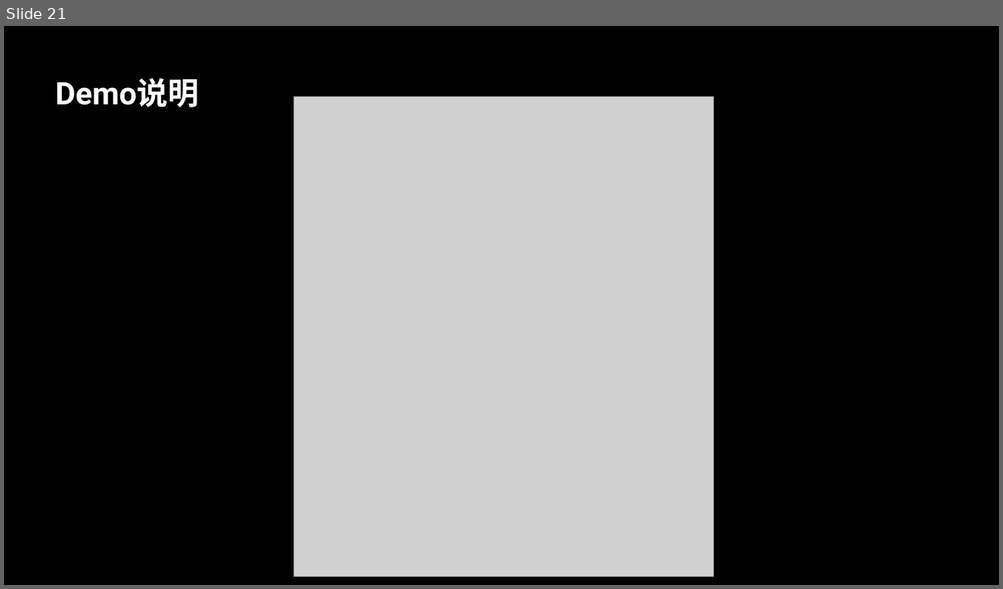
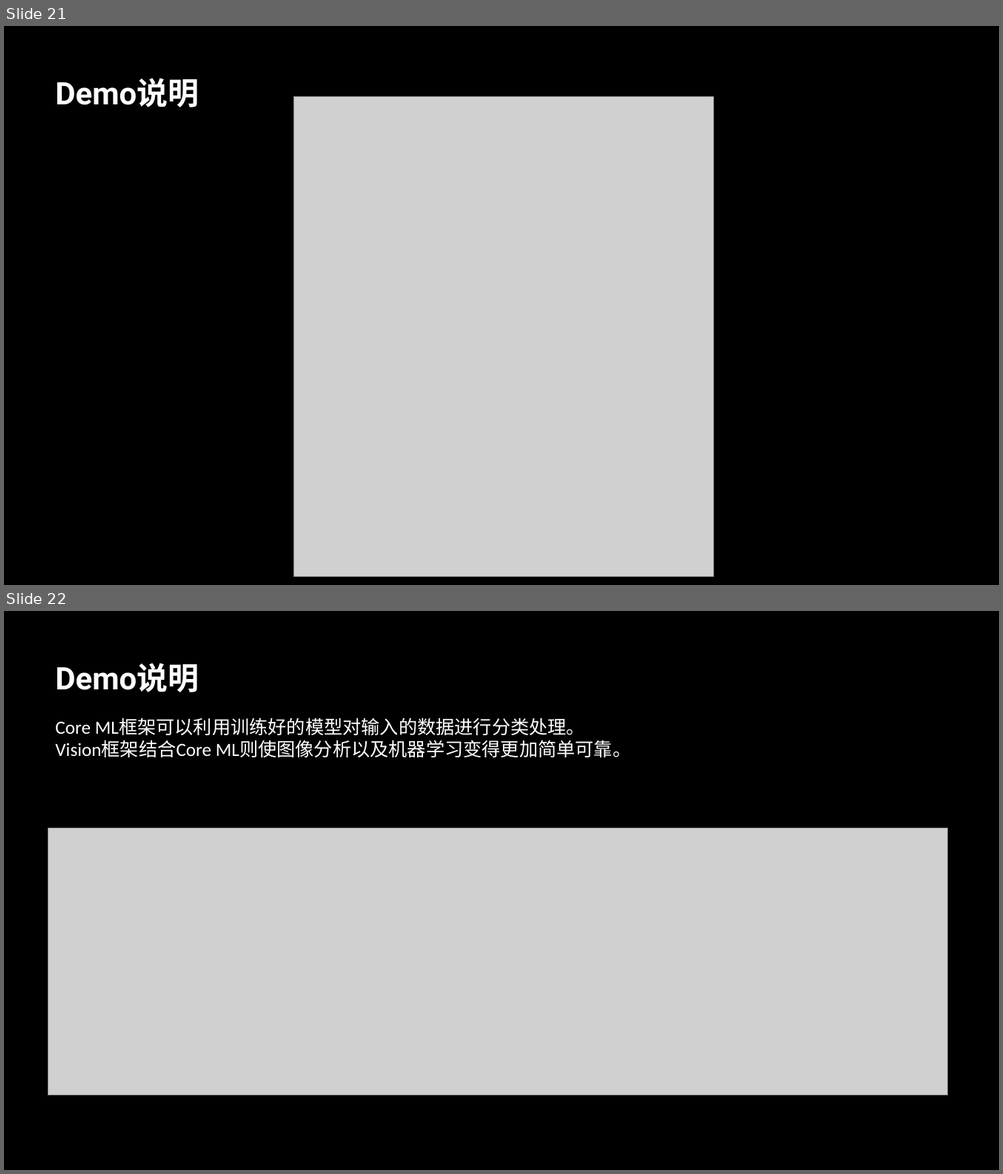
Before and after one commit to GuanyiLL/Study, a slide deck: Swift/CoreMLResearching/CoreML.pptx. Shown one above the other, each under a label of ours: slide 21 before the commit, slides 21 and 22 after it. The pictures are 1003x589 and 1003x1174 pixels, drawn with LibreOffice and Linux fonts; fonts in the diff are those of the drawing; grey boxes stand for pictures. Boxes give left, top, right and bottom in pixels: in the first picture for what was removed or moved away, otherwise in the second. Text is boxed around its words. In the diff, an @@ line names an element or a change of style, - is before the commit and + after.

Commit message:
Update CoreML PPT

```diff
--- a/Swift/CoreMLResearching/CoreML.pptx
+++ b/Swift/CoreMLResearching/CoreML.pptx
@@ slide 22 added at box(4, 611, 999, 1170), background #000000 @@
@@ text added at box(55, 663, 199, 692), 30 pt, text #FFFFFF, bold @@
+Demo说明
@@ text added at box(55, 719, 631, 758), 18 pt, text #FFFFFF @@
+Core ML框架可以利用训练好的模型对输入的数据进行分类处理。
+Vision框架结合Core ML则使图像分析以及机器学习变得更加简单可靠。
@@ picture added at box(48, 828, 948, 1096) @@
```
Also in this commit, not shown: 1 slide changed, 1 other slide added.
